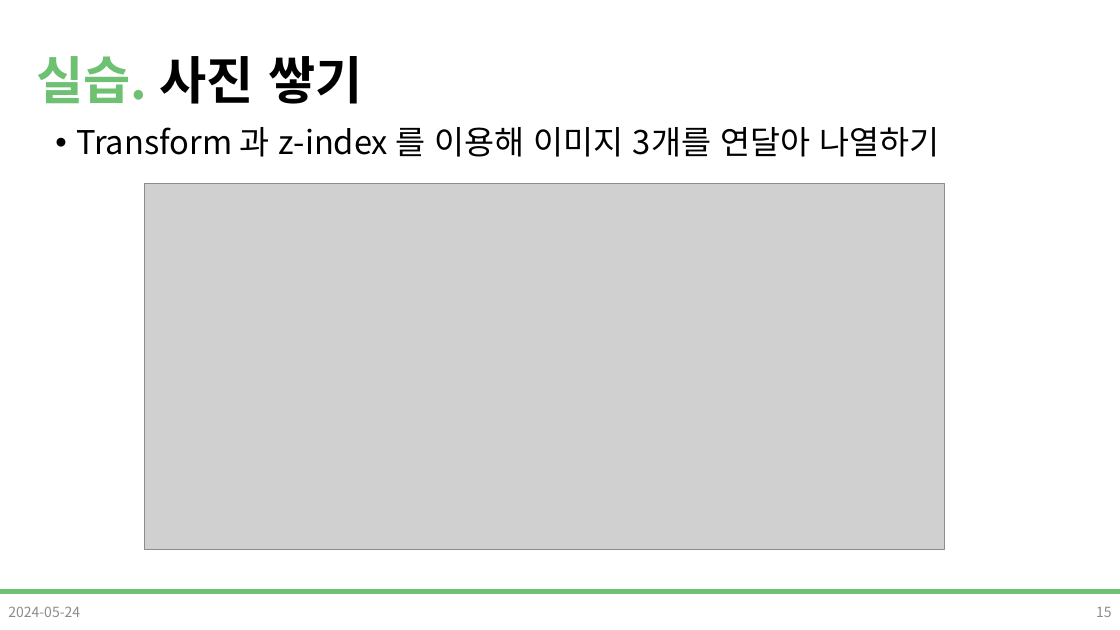
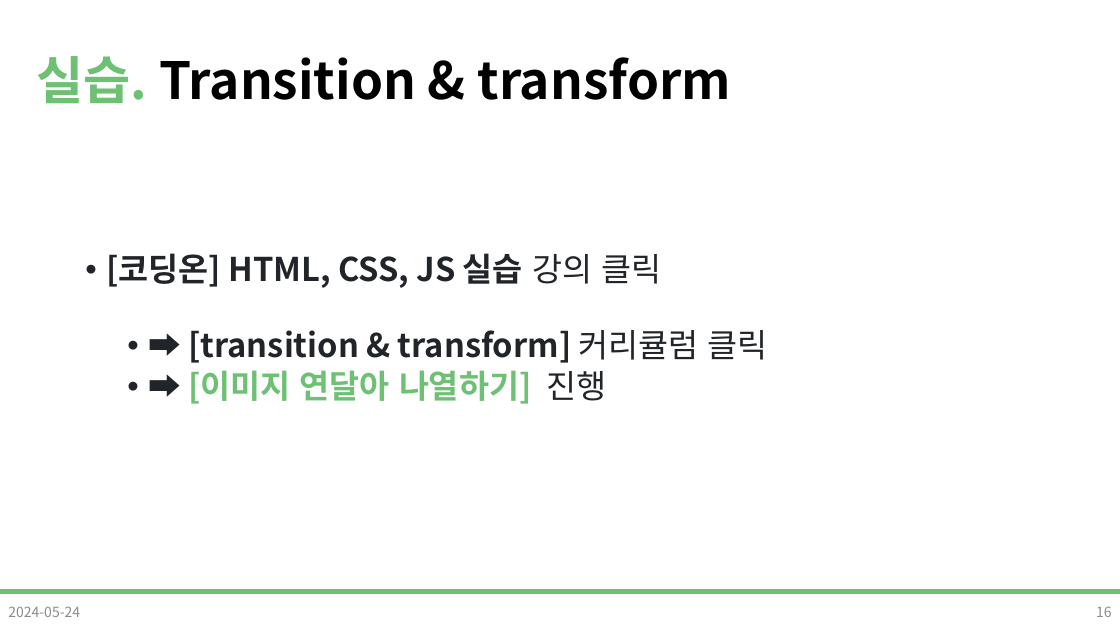
Before and after one commit to DevDamon0527/SeSAC_Yeongdeungpo_Campus_6th, a slide deck: slide 16 of material/[SeSAC_YDP_6] 03_CSS_3.pptx (slide 15 before the commit). Drawn at 1120x630 pixels with LibreOffice and Linux fonts; fonts in the diff are those of the drawing; grey boxes stand for pictures; background and template pictures are left out. Boxes give left, top, right and bottom in pixels: in the first picture for what was removed or moved away, otherwise in the second. Text is boxed around its words. In the diff, an @@ line names an element or a change of style, - is before the commit and + after.

```diff
--- a/material/[SeSAC_YDP_6] 03_CSS_3.pptx
+++ b/material/[SeSAC_YDP_6] 03_CSS_3.pptx
@@ title at bbox=[36, 56, 732, 103]: text changed @@
-실습. 사진 쌓기
+실습. Transition & transform
@@ text removed at bbox=[76, 127, 939, 157] @@
-• Transform 과 z-index 를 이용해 이미지 3개를 연달아 나열하기
@@ picture removed at bbox=[145, 184, 944, 550] @@
@@ text added at bbox=[106, 253, 768, 404], 28 pt, text #212529, bold @@
+• [코딩온] HTML, CSS, JS 실습 강의 클릭
+  • ➡ [transition & transform] 커리큘럼 클릭
+  • ➡ [이미지 연달아 나열하기] 진행
@@ page number at bbox=[1096, 606, 1112, 617]: text changed @@
-15
+16
```
Also in this commit, not shown: 2 other slides changed, 6 slides added, 3 slides removed, 6 other files.
